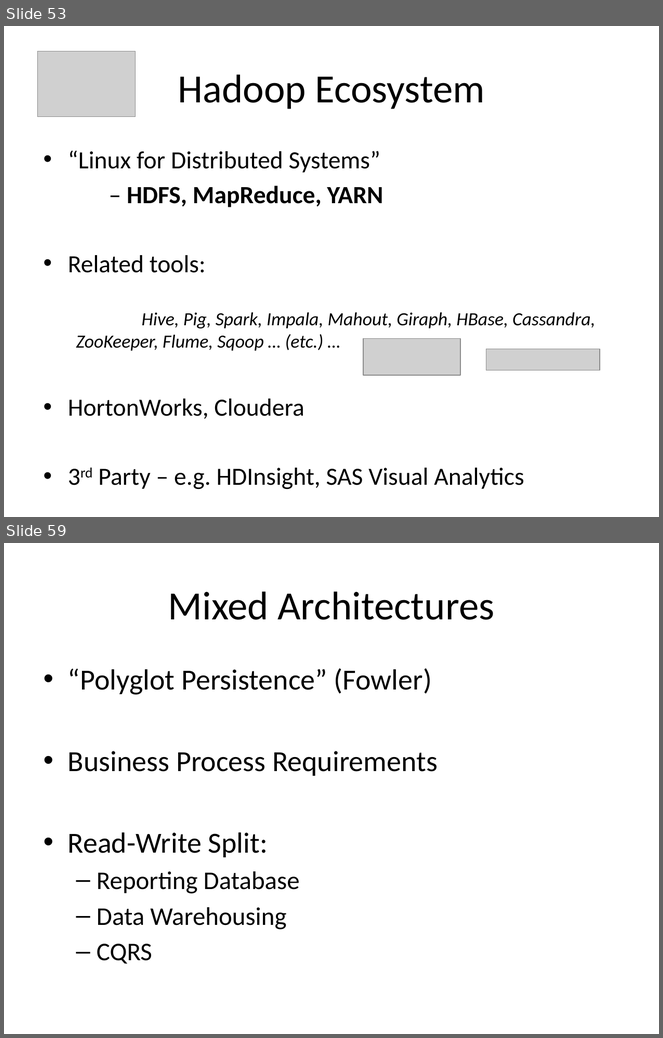
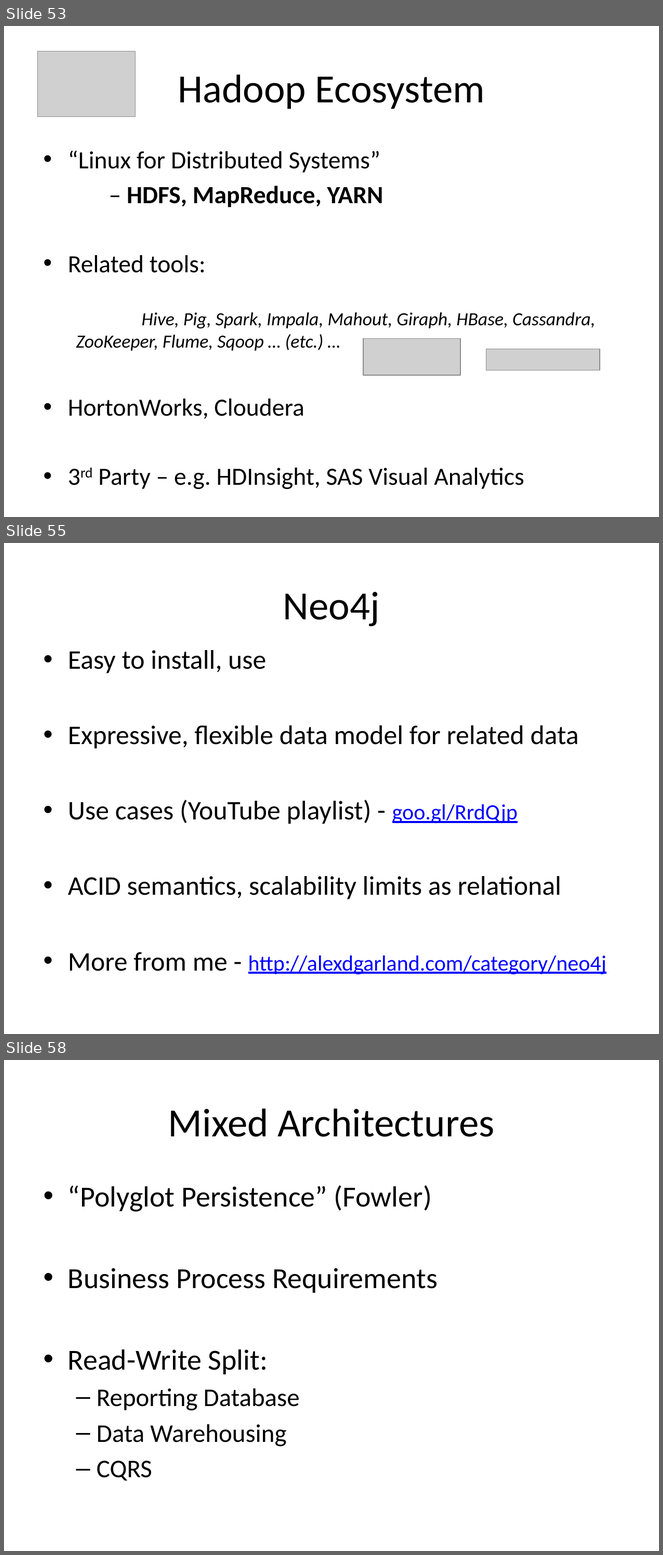
Before and after one commit to alexdgarland/database-demos, a slide deck: Slides/Not Only SQL - Picking A Database for DotNET.pptx. Shown one above the other, each under a label of ours: slides 53 and 59 before the commit, slides 53, 55 and 58 after it; the slides between them are not shown. The pictures are 663x1038 and 663x1555 pixels, drawn with LibreOffice and Linux fonts; fonts in the diff are those of the drawing; grey boxes stand for pictures. Boxes give left, top, right and bottom in pixels: in the first picture for what was removed or moved away, otherwise in the second. Text is boxed around its words. In the diff, an @@ line names an element or a change of style, - is before the commit and + after.

```diff
--- a/Slides/Not Only SQL - Picking A Database for DotNET.pptx
+++ b/Slides/Not Only SQL - Picking A Database for DotNET.pptx
@@ slide 55 added at (x1=4, y1=543, x2=659, y2=1034), background #FFFFFF @@
@@ title added at (x1=283, y1=592, x2=380, y2=627), 44 pt, text #000000 @@
+Neo4j
@@ text added at (x1=68, y1=650, x2=607, y2=975), 29.6 pt, text #000000 @@
+• Easy to install, use
+• Expressive, flexible data model for related data
+• Use cases (YouTube playlist) - goo.gl/RrdQjp
+• ACID semantics, scalability limits as relational
+• More from me - http://alexdgarland.com/category/neo4j
@@ what was slide 59 is now slide 58 @@
```
Also in this commit, not shown: 8 slides changed, 2 other slides added, 4 slides removed, 1 other file.
